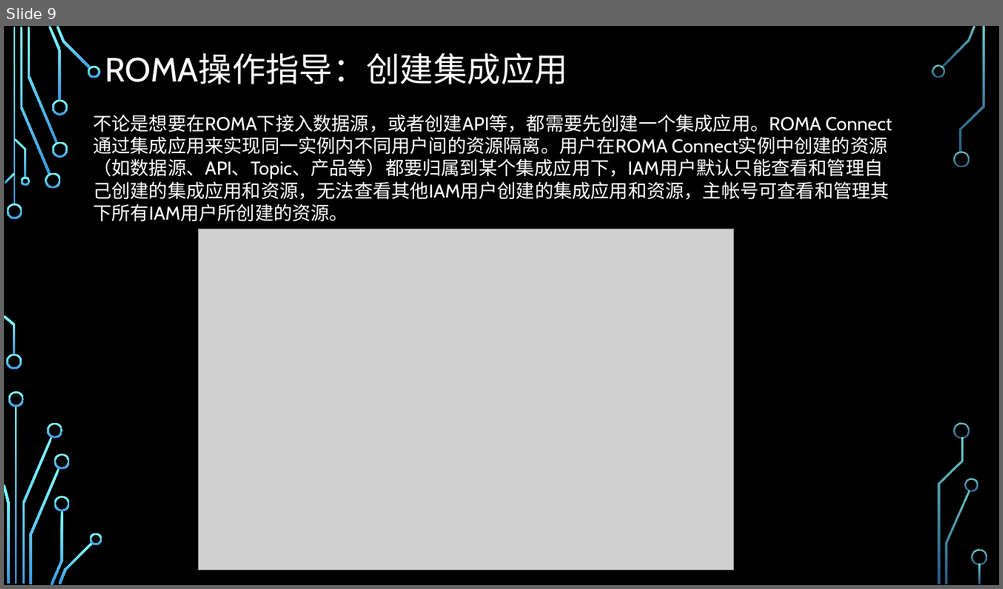
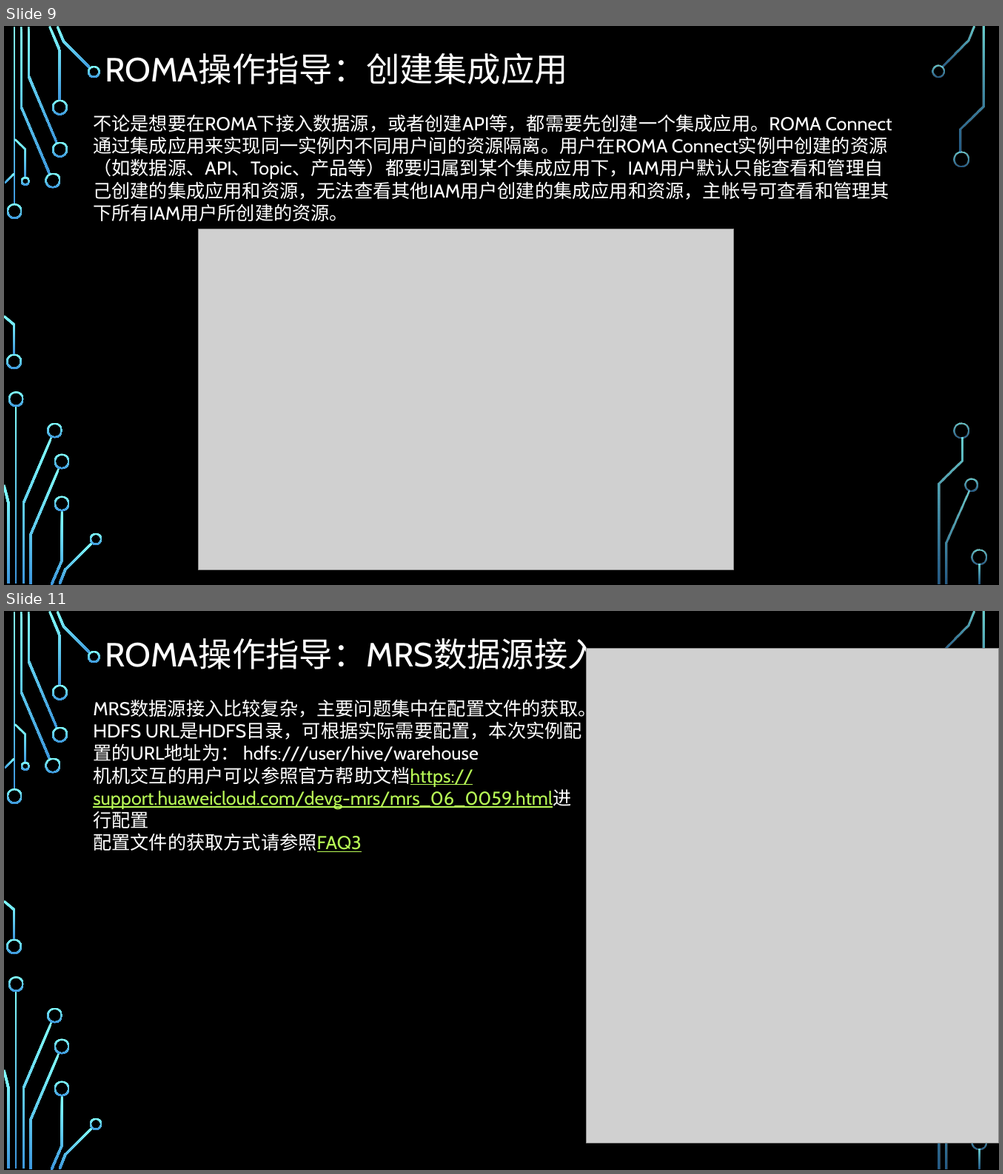
Before and after one commit to zhaoxukl1314/roma, a slide deck: ROMA使用手册.pptx. Shown one above the other, each under a label of ours: slide 9 before the commit, slides 9 and 11 after it; the slides between them are not shown. The pictures are 1003x589 and 1003x1174 pixels, drawn with LibreOffice and Linux fonts; fonts in the diff are those of the drawing; grey boxes stand for pictures; background and template pictures are left out. Boxes give left, top, right and bottom in pixels: in the first picture for what was removed or moved away, otherwise in the second. Text is boxed around its words. In the diff, an @@ line names an element or a change of style, - is before the commit and + after.

```diff
--- a/ROMA使用手册.pptx
+++ b/ROMA使用手册.pptx
@@ slide 11 added at [4, 611, 999, 1170], background picture (left out); not listed: 32 template elements that a slide beside it also shows @@
@@ title added at [105, 638, 601, 675], 32.4 pt, text #FFFFFF @@
+ROMA操作指导：MRS数据源接入
@@ picture added at [586, 648, 999, 1144] @@
@@ text added at [93, 700, 596, 852], 18 pt, text #FFFFFF @@
+MRS数据源接入比较复杂，主要问题集中在配置文件的获取。
+HDFS URL是HDFS目录，可根据实际需要配置，本次实例配置的URL地址为： hdfs:///user/hive/warehouse
+机机交互的用户可以参照官方帮助文档https://support.huaweicloud.com/devg-mrs/mrs_06_0059.html进行配置
+配置文件的获取方式请参照FAQ3
```
Also in this commit, not shown: 4 slides changed, 3 other slides added, 1 slide removed.
